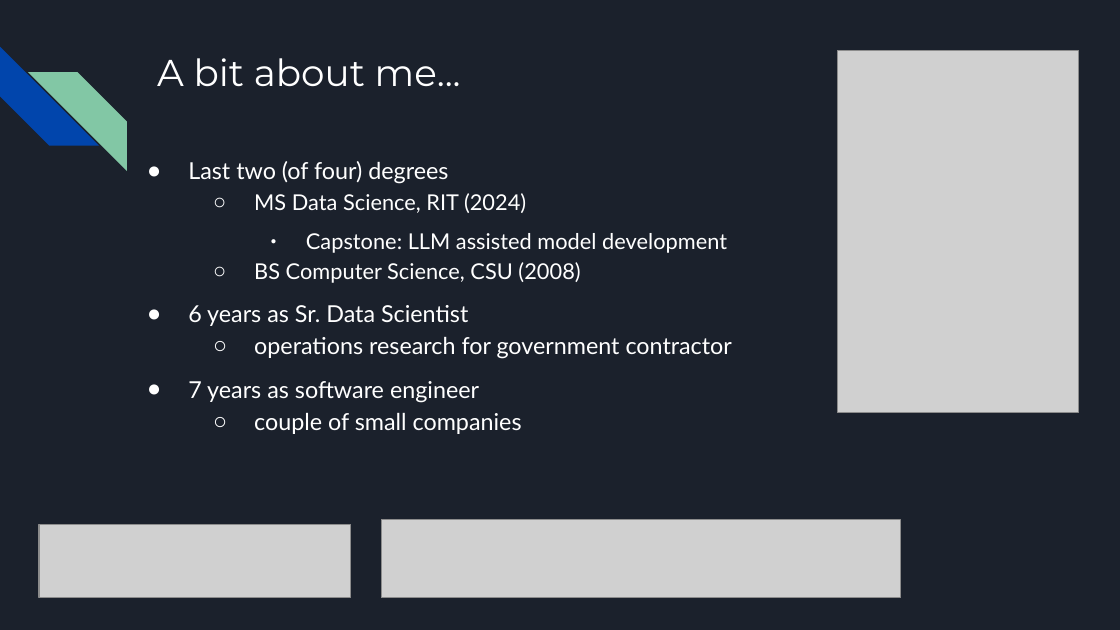
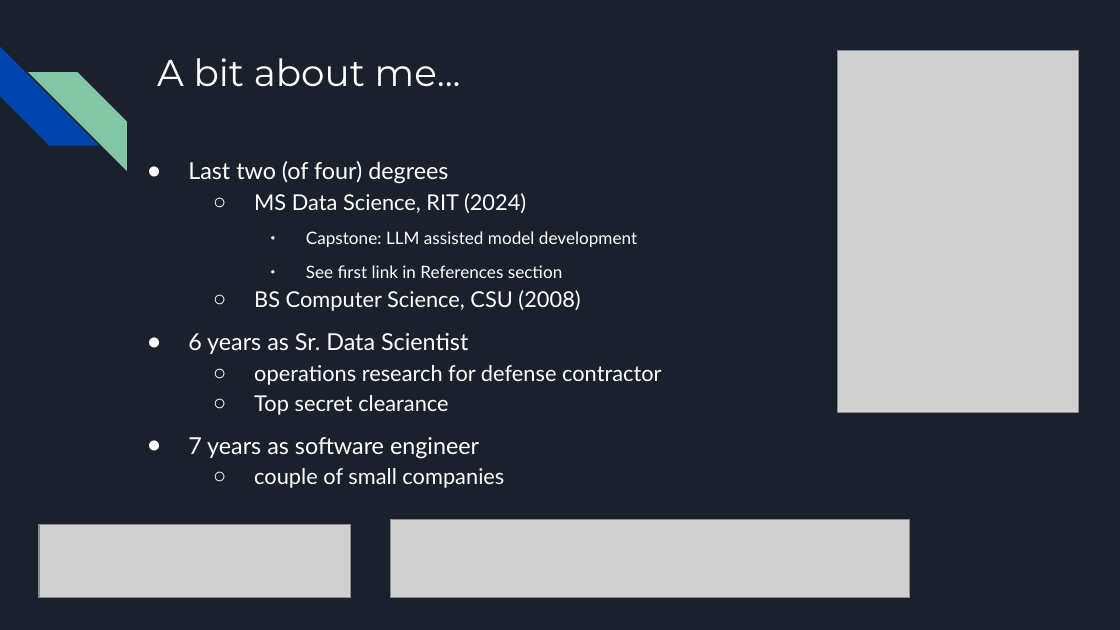
Before and after one commit to MichaelSzczepaniak/WordEmbeddings, a slide deck: slide 2 of word_embeddings_30min.odp. Drawn at 1120x630 pixels with LibreOffice and Linux fonts; fonts in the diff are those of the drawing; grey boxes stand for pictures. Boxes give left, top, right and bottom in pixels: in the first picture for what was removed or moved away, otherwise in the second. Text is boxed around its words. In the diff, an @@ line names an element or a change of style, - is before the commit and + after.

```diff
--- a/word_embeddings_30min.odp
+++ b/word_embeddings_30min.odp
@@ text at [254,231,637,488]: size 14 to 11 pt in "Capstone: LLM assisted model development"; size 15 to 14 pt in "couple of small companies" @@
@@ text at [306,265,562,278]: paragraph added @@
+    ● See first link in References section
@@ text at [254,365,662,415]: text changed; size 15 to 14 pt @@
-  ○ operations research for government contractor
+  ○ operations research for defense contractor
+  ○ Top secret clearance
@@ picture: place and size @@
-picture at [382,520,902,598]
+picture at [391,520,911,598]
```
Also in this commit, not shown: 4 other slides changed, 7 slides added, 9 slides removed.
